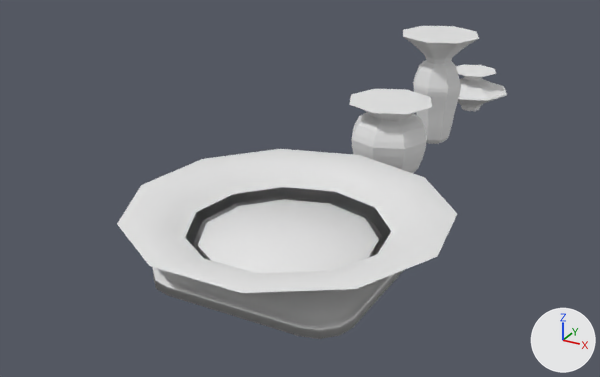
What one commit did to the Blender file Blender/Obstacles_Buildings/FireBowl.blend.
The view is the same before and after, from a camera (50 mm lens) standing at (4.66, -13.4, 5.19) and looking at (-0.75, -3.57, 0.27). The lights are fixed; the arrows at lower right show +X, +Y and +Z. The picture after the commit comes second.
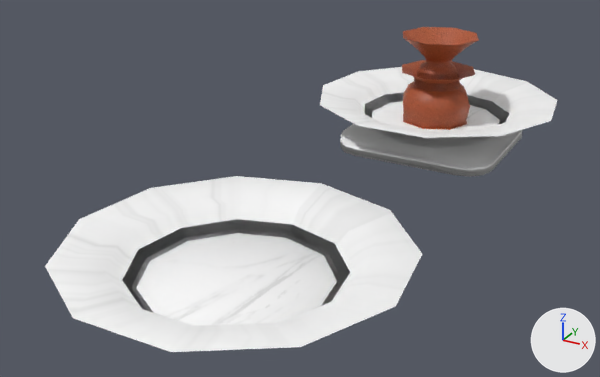
Where the newer file only moved an object's origin or applied its transform, the numbers keep the older frame.

Where the change shows, as pixel boxes (x1, y1, x2, y2) in the pictures (600 x 377 px; the box of a moved part takes in the faces that stretch with it):
'Cylinder', moved
    before: (117, 149, 457, 293)
    after: (45, 176, 422, 352)
'Cube', reshaped, moved
    before: (153, 267, 404, 339)
    after: (320, 67, 557, 177)
'Cylinder.001', reshaped, recoloured
    before: (349, 89, 432, 173)
    after: (402, 60, 475, 128)
'Cylinder.002', reshaped, recoloured (white to brown)
    before: (403, 26, 479, 144)
    after: (405, 39, 478, 92)
'Cylinder.004', added (brown)
    after: (403, 27, 479, 92)
'Cylinder.003', reshaped, moved (mostly hidden afterwards)
    before: (456, 65, 507, 111)
    after: (403, 113, 467, 130)
part 1 of me_cube_001, built on
    before: (154, 268, 381, 321)
    after: (320, 67, 557, 163)
part 2 of me_cube_001, recoloured
    before: (153, 267, 404, 339)
    after: (340, 130, 522, 176)
part 3 of me_cylinder_001, moved or reshaped
    before: (349, 89, 432, 173)
    after: (402, 60, 475, 128)
part 5 of me_cylinder_002, moved or reshaped
    before: (403, 26, 479, 144)
    after: (405, 39, 478, 92)
part 7 of me_cylinder_003, deleted
    before: (456, 65, 496, 77)
part 8 of me_cylinder_003, recoloured
    before: (458, 74, 507, 111)
    after: (403, 113, 467, 130)

The change, as a diff of the scene's bpy script:
```diff
--- a/Blender/Obstacles_Buildings/FireBowl.blend.py
+++ b/Blender/Obstacles_Buildings/FireBowl.blend.py
@@ me_cylinder @@
 me_cylinder.from_pydata(...)  # 55 vertices, 46 faces; spans x -2.07..2.07, y -2.0..2.09, z -1.0..2.17
+me_cylinder.materials.append(mat_material)  # picture img_marble_texture_jpeg
@@ me_cube_001 @@
 # used by ob_cube; location = (0.0, -5.24, 0.12); scale = (1.35, 1.35, 0.117)
-me_cube_001.from_pydata(...)  # 32 vertices, 18 faces; spans x -1.0..1.0, y -1.0..1.0, z -1.0..1.0
+me_cube_001.from_pydata(...)  # 87 vertices, 64 faces; spans x -1.53..1.53, y -1.48..1.55, z -1.0..5.84
+# me_cube_001 part 1
+# 1 face is deleted
+# 55 vertices are added at x -1.53..1.53, y -1.48..1.55, z 1.0..5.84
+# 47 new faces join them
+# me_cube_001 part 2: 17 faces spanning x -1.0..1.0, y -1.0..1.0, z -1.0..1.0 switch from no material to mat_material (picture img_marble_texture_jpeg)
@@ me_cylinder_001 @@
 # used by ob_cylinder_001; location = (0.0, -2.07, 0.05); scale = (0.335, 0.335, 0.0443)
-me_cylinder_001.from_pydata(...)  # 112 vertices, 106 faces; spans x -2.0..2.0, y -2.0..2.0, z -1.0..28.6
+me_cylinder_001.from_pydata(...)  # 112 vertices, 105 faces; spans x -2.0..2.0, y 4.2..8.2, z -1.4..28.2
+# me_cylinder_001 part 3: 112 vertices removed from x -2.0..2.0, y -2.0..2.0, z -1.0..28.6; 112 vertices added at x -2.0..2.0, y 4.2..8.2, z -1.4..28.2
+# me_cylinder_001 part 4: the surface is now shaded smooth
+me_cylinder_001.materials.append(mat_clay_001)  # picture img_clayterracotta_jpg
@@ me_cylinder_002 @@
 # used by ob_cylinder_002; location = (0.0, 0.0, 0.04); scale = (0.206, 0.206, 0.0287)
-me_cylinder_002.from_pydata(...)  # 168 vertices, 162 faces; spans x -3.3..3.3, y -3.3..3.3, z -1.0..65.6
+me_cylinder_002.from_pydata(...)  # 168 vertices, 161 faces; spans x -3.3..3.3, y -3.3..3.3, z -1.9..64.7
+# me_cylinder_002 part 5: 168 vertices removed from x -3.3..3.3, y -3.3..3.3, z -1.0..65.6; 168 vertices added at x -3.3..3.3, y -3.3..3.3, z -1.9..64.7
+# me_cylinder_002 part 6: the surface is now shaded smooth
+me_cylinder_002.materials.append(mat_clay_001)  # picture img_clayterracotta_jpg
@@ me_cylinder_003 @@
 # used by ob_cylinder_003; location = (0.0, 2.1, 0.04); scale = (0.204, 0.204, 0.04)
 # verts and faces of me_cylinder_003; kept vertices keep their numbers, new ones are numbered from 136
-me_cylinder_003.from_pydata(...)  # 136 vertices, 130 faces; spans x -3.5..3.5, y -3.5..3.5, z -1.0..18.4
+me_cylinder_003.from_pydata(...)  # 136 vertices, 129 faces; spans x -3.5..3.5, y -3.5..3.5, z -1.0..18.4
+# me_cylinder_003 part 7
+delete_faces([(128, 129, 135, 134, 133, 132, 131, 130)])
+# me_cylinder_003 part 8: 129 faces spanning x -3.5..3.5, y -3.5..3.5, z -1.0..18.4 switch from no material to mat_clay_001 (picture img_clayterracotta_jpg)
@@ ob_cylinder @@
 ob_cylinder = bpy.data.objects.new('Cylinder', me_cylinder)
-ob_cylinder.location = (0.0, -5.24, 0.4)
+ob_cylinder.location = (0.0, -6.43, 0.4)
 ob_cylinder.scale = (1.0, 1.0, 0.186)
@@ ob_cube @@
 ob_cube = bpy.data.objects.new('Cube', me_cube_001)
-ob_cube.location = (0.0, -5.24, 0.12)
+ob_cube.location = (0.0, 0.0, 0.12)
 ob_cube.scale = (1.35, 1.35, 0.117)
@@ ob_cylinder_003 @@
 ob_cylinder_003 = bpy.data.objects.new('Cylinder.003', me_cylinder_003)
-ob_cylinder_003.location = (0.0, 2.1, 0.04)
+ob_cylinder_003.location = (0.0, 0.0, 0.03)
 ob_cylinder_003.scale = (0.204, 0.204, 0.04)
@@ ob_cylinder_004 @@
+ob_cylinder_004 = bpy.data.objects.new('Cylinder.004', me_cylinder_004)  # 168 vertices, 161 faces; spans x -0.68..0.68, y -0.68..0.68, z -0.02..1.9; in mat_clay_002 (picture img_clayterracotta_jpg)
+ob_cylinder_004.location = (0.0, 0.0, 0.0)
```
